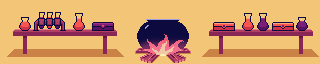
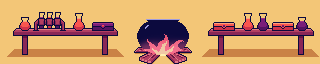
Layered file, before and after one edit (320px x 64px). Changes by layer:
added layer "Layer 12" above "Layer 11" over <box>134,28,256,64</box>
added layer "Layer 11" above "Layer 24 Merged" over <box>13,28,314,64</box>
painted on "Layer 24 Merged" over <box>13,28,314,64</box>
painted on "Layer 23" over <box>13,28,314,64</box>
painted on "Mask Layer" over <box>64,28,256,64</box>
painted on "Layer 20" over <box>13,28,314,64</box>
painted on "Layer 21" over <box>13,28,314,64</box>
painted on "Layer 19" over <box>13,28,314,64</box>
